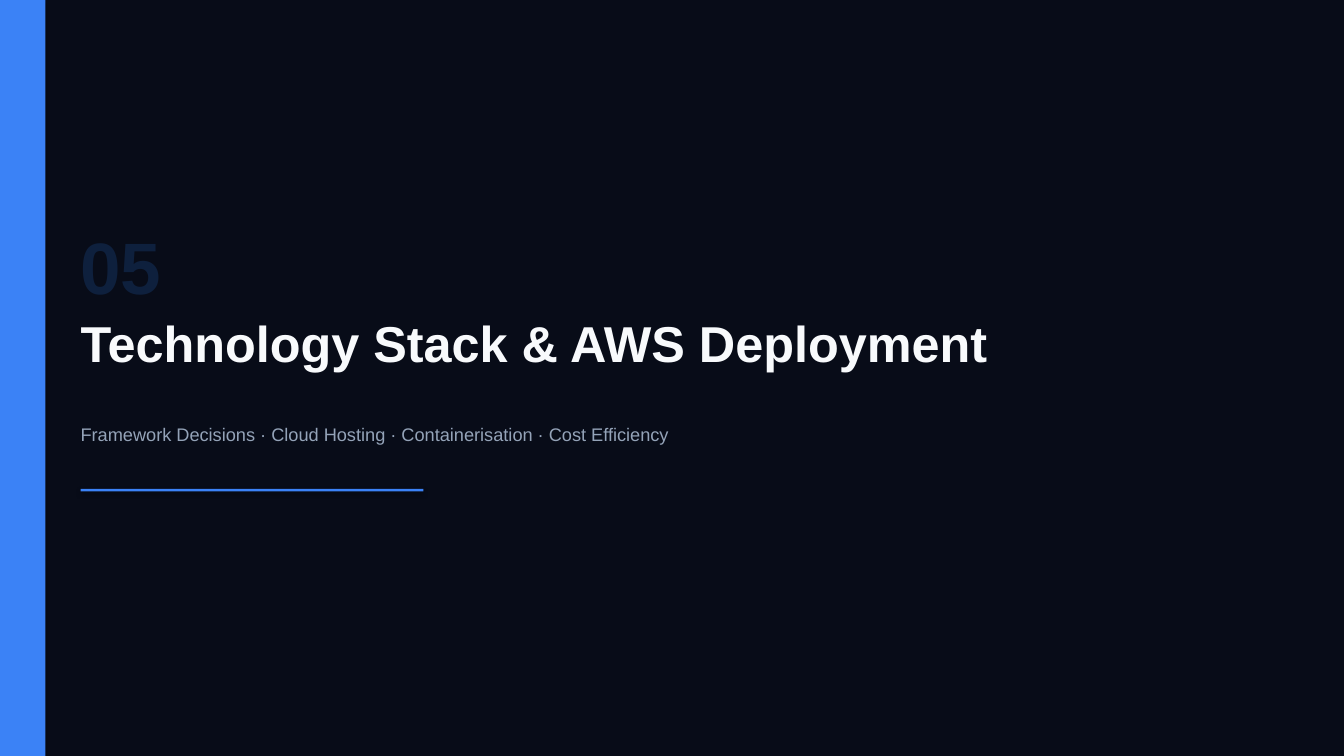
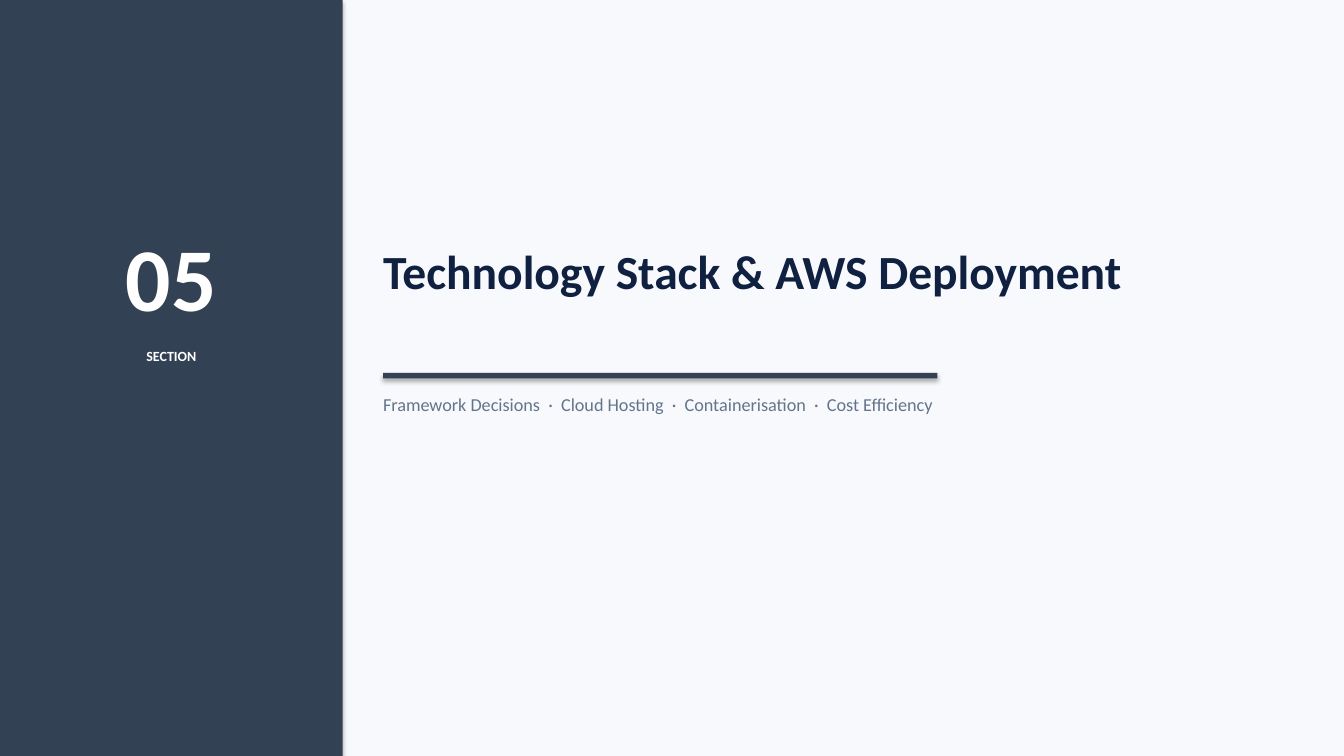
Before and after one commit to SagarTrimukhe/ai-investment-research-assistant, a slide deck: slide 13 of CAPSTONE_PROJECT_PRESENTATION.pptx. Drawn at 1344x756 pixels with LibreOffice and Linux fonts; fonts in the diff are those of the drawing. Boxes give left, top, right and bottom in pixels: in the first picture for what was removed or moved away, otherwise in the second. Text is boxed around its words. In the diff, an @@ line names an element or a change of style, - is before the commit and + after.

Commit message:
design: retheme to professional light mode — white canvas, navy headings, clean corporate accents

```diff
--- a/CAPSTONE_PROJECT_PRESENTATION.pptx
+++ b/CAPSTONE_PROJECT_PRESENTATION.pptx
@@ rectangle at (0,0,1344,756): fill #080C18 to #F7F9FC @@
@@ rectangle: place and size @@
-rectangle at (0,0,45,756)
+rectangle at (0,0,343,756)
@@ rectangle at (0,0,343,756): fill #3B82F6 to #334155 @@
@@ text added at (126,252,217,312), 64 pt, text #FFFFFF, bold @@
+05
@@ text "Technology Stack & AWS Deployment": place and size @@
-text "Technology Stack & AWS Deployment" at (81,325,987,372)
+text "Technology Stack & AWS Deployment" at (383,255,1121,297)
@@ text "Technology Stack & AWS Deployment" at (383,255,1121,297): size 36 to 34 pt, font Arial to Calibri, text colour #F8FAFC to #0F2040 @@
@@ text added at (146,352,196,361), 10 pt, text #FFFFFF, bold @@
+SECTION
@@ rectangle at (383,373,938,379): fill #3B82F6 to #334155 @@
@@ rectangle: place and size @@
-rectangle at (81,489,423,492)
+rectangle at (383,373,938,379)
@@ text "Framework Decisions · Cloud Hosting ...": place and size @@
-text "Framework Decisions · Cloud Hosting ..." at (81,428,668,445)
+text "Framework Decisions · Cloud Hosting ..." at (383,398,932,414)
@@ text "Framework Decisions · Cloud Hosting ..." at (383,398,932,414): font Arial to Calibri, text colour #94A3B8 to #64748B @@
```
Also in this commit, not shown: 17 other slides changed.
